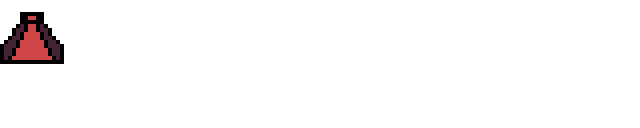
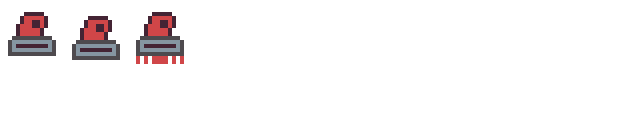
Two versions of the same layered image (640px x 128px). Layer-by-layer changes:
renamed "Layer" to "player.png", painted on it over box(0, 12, 184, 64)
